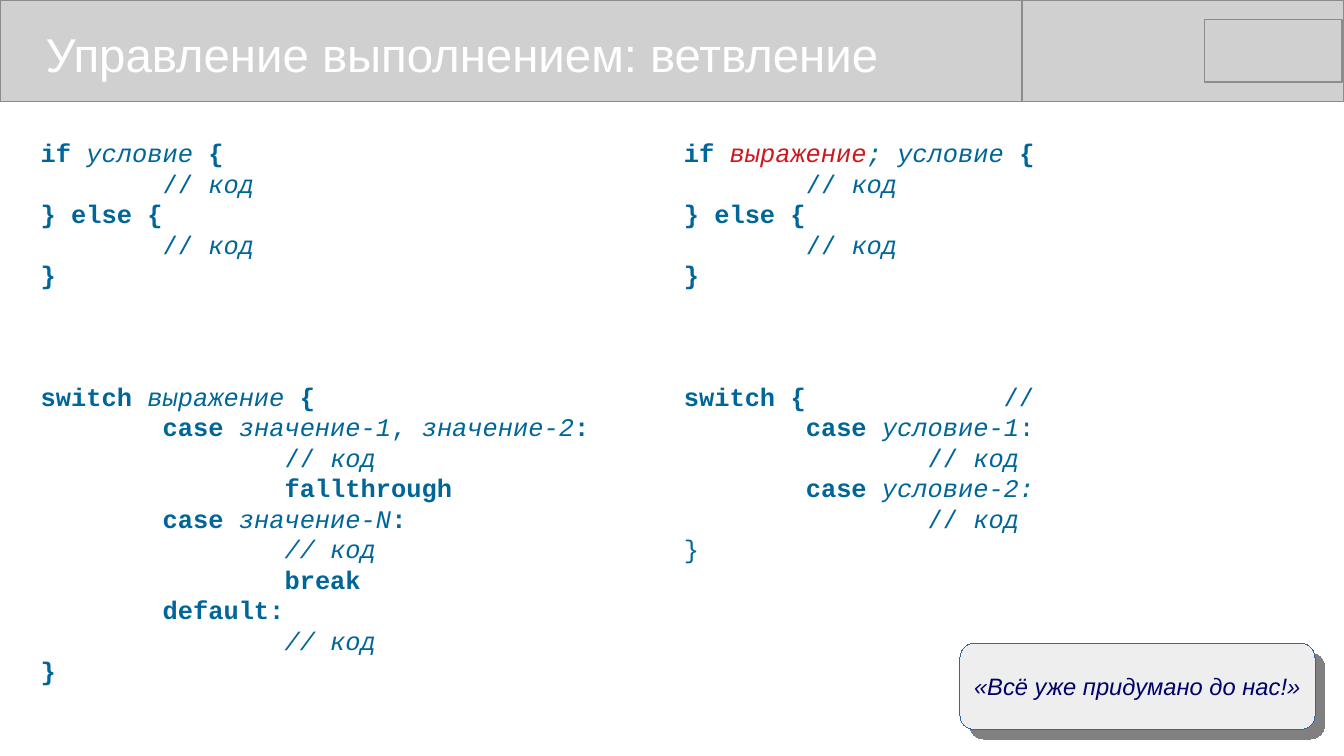
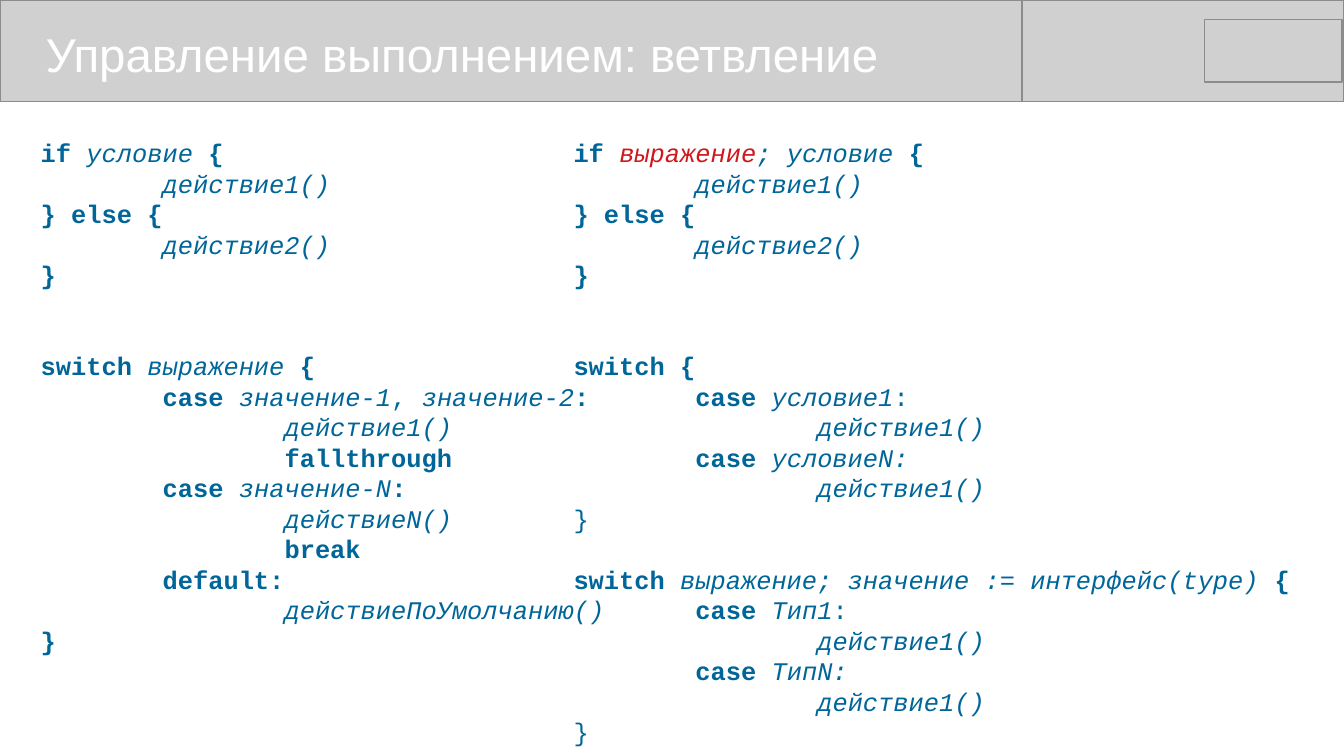
Before and after one commit to mike-shock/Go_language, a slide deck: slide 16 of Go_Review.odp. Drawn at 1344x756 pixels with LibreOffice and Linux fonts; fonts in the diff are those of the drawing; grey boxes stand for pictures. Boxes give left, top, right and bottom in pixels: in the first picture for what was removed or moved away, otherwise in the second. Text is boxed around its words. In the diff, an @@ line names an element or a change of style, - is before the commit and + after.

```diff
--- a/Go_Review.odp
+++ b/Go_Review.odp
@@ text "if выражение; условие {": place and size @@
-text "if выражение; условие {" at [684, 143, 1034, 533]
+text "if выражение; условие {" at [574, 143, 1258, 717]
@@ text at [163, 174, 330, 199]: text changed @@
-// код
+действие1()
@@ text at [695, 174, 862, 199]: text changed @@
-// код
+действие1()
@@ text at [163, 235, 330, 260]: text changed @@
-// код
+действие2()
@@ text at [695, 235, 862, 260]: text changed @@
-// код
+действие2()
@@ text at [574, 357, 984, 503]: text changed @@
-switch { //
-case условие-1:
-// код
-case условие-2:
-// код
+switch {
+case условие1:
+действие1()
+case условиеN:
+действие1()
@@ text at [285, 418, 452, 442]: text changed @@
-// код
+действие1()
@@ text at [285, 509, 452, 534]: text changed @@
-// код
+действиеN()
@@ text at [574, 570, 1258, 717]: paragraphs added @@
+switch выражение; значение := интерфейс(type) {
+case Тип1:
+действие1()
+case ТипN:
+действие1()
+}
@@ text at [285, 601, 605, 625]: text changed @@
-// код
+действиеПоУмолчанию()
@@ rounded rectangle removed at [960, 644, 1315, 731] @@
-«Всё уже придумано до нас!»
```
Also in this commit, not shown: 12 other slides changed, 1 slide added.
